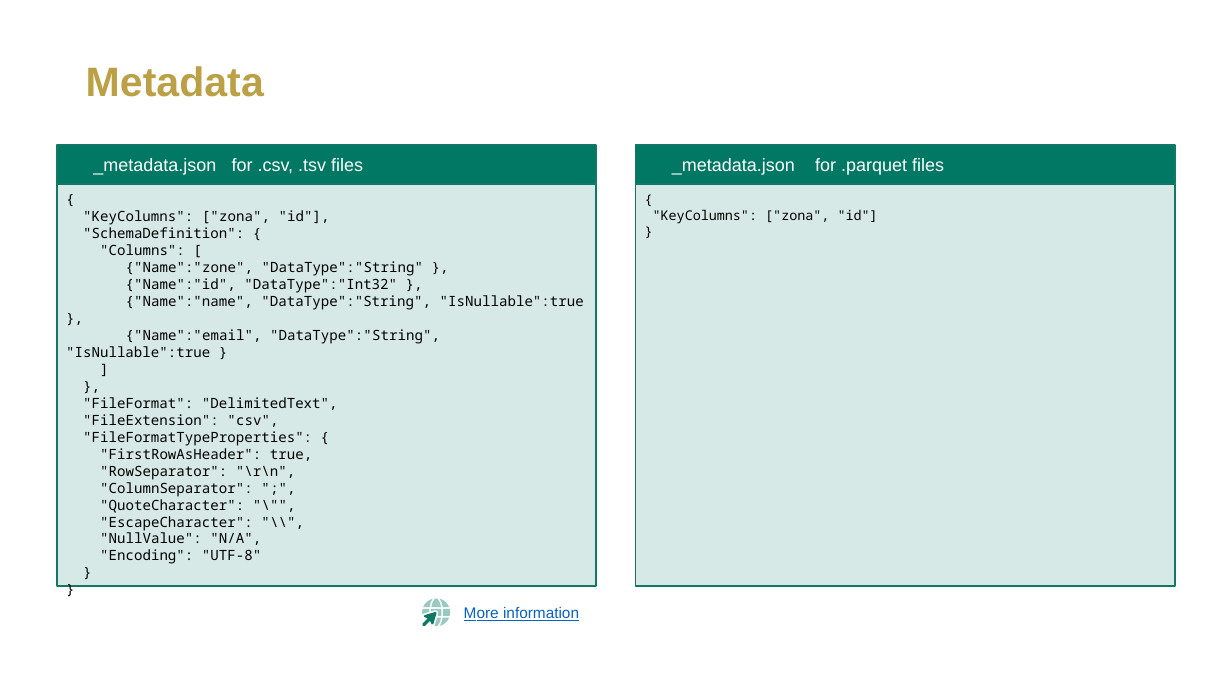
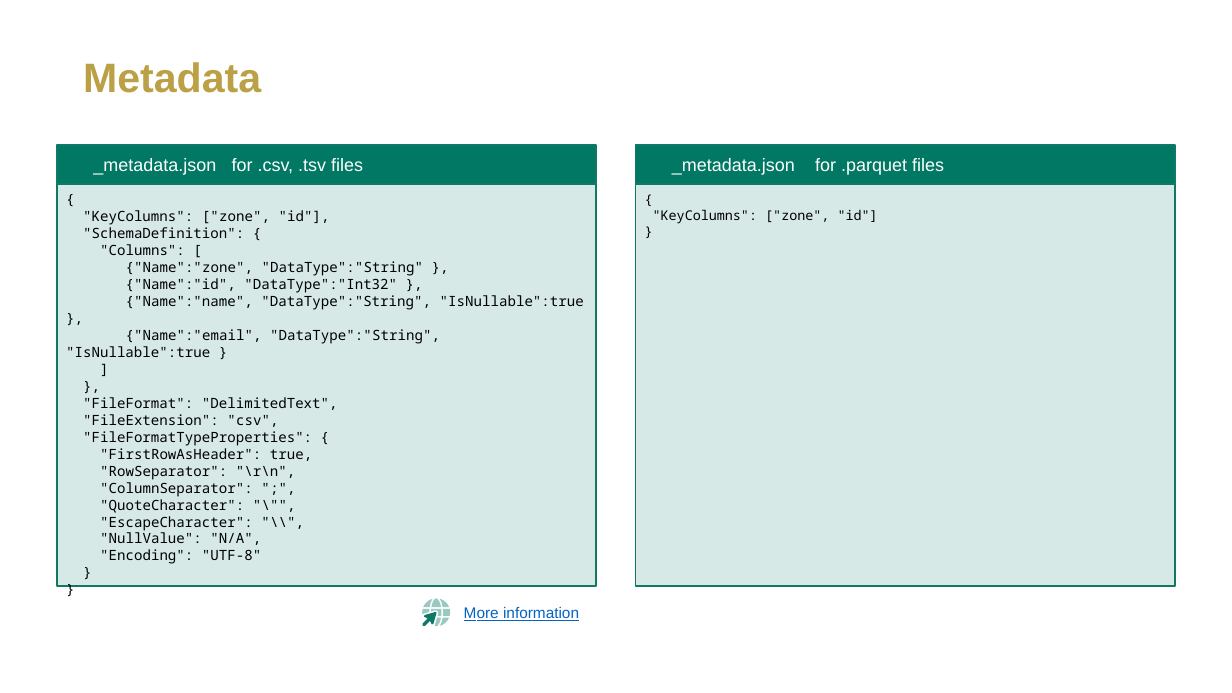
Before and after one commit to metxito/mastering-open-mirroring, a slide deck: slide 22 of documentation/under_edition/EMFCC25_SpeakerPPT_TemplateA_Styled.pptx. Drawn at 1232x693 pixels with LibreOffice and Linux fonts; fonts in the diff are those of the drawing; background and template pictures are left out. Boxes give left, top, right and bottom in pixels: in the first picture for what was removed or moved away, otherwise in the second. Text is boxed around its words. In the diff, an @@ line names an element or a change of style, - is before the commit and + after.

```diff
--- a/documentation/under_edition/EMFCC25_SpeakerPPT_TemplateA_Styled.pptx
+++ b/documentation/under_edition/EMFCC25_SpeakerPPT_TemplateA_Styled.pptx
@@ title "Metadata": place and size @@
-title "Metadata" at [86, 66, 264, 97]
+title "Metadata" at [83, 62, 261, 93]
@@ text in rectangle at [83, 210, 330, 225]: text changed @@
-"KeyColumns": ["zona", "id"],
+"KeyColumns": ["zone", "id"],
```
Also in this commit, not shown: 18 other slides changed, 1 slide added, 4 other files.
